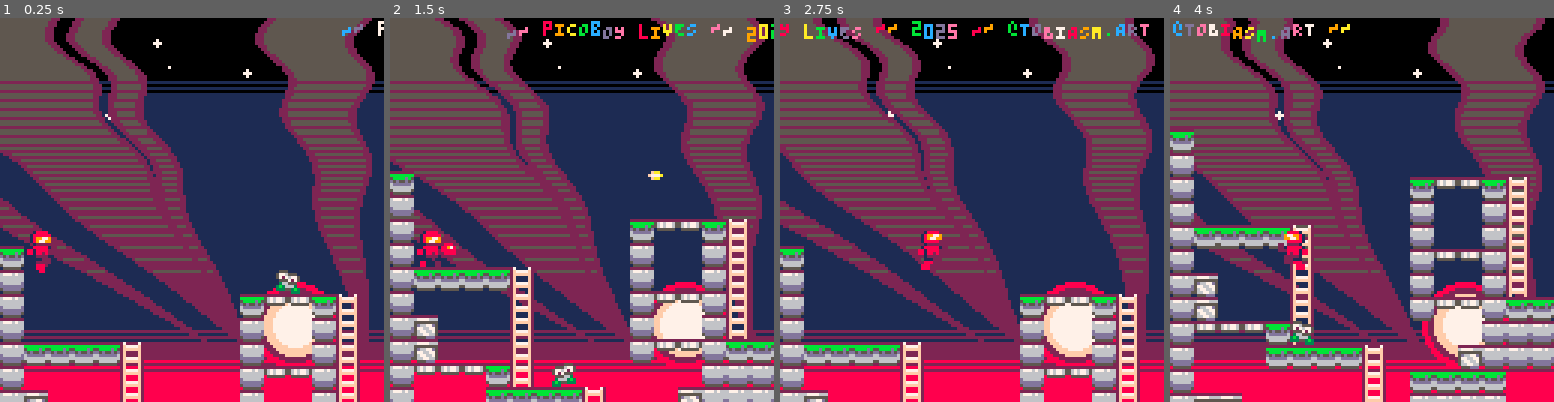
Above: before the commit, frames 1-4 (left to right).
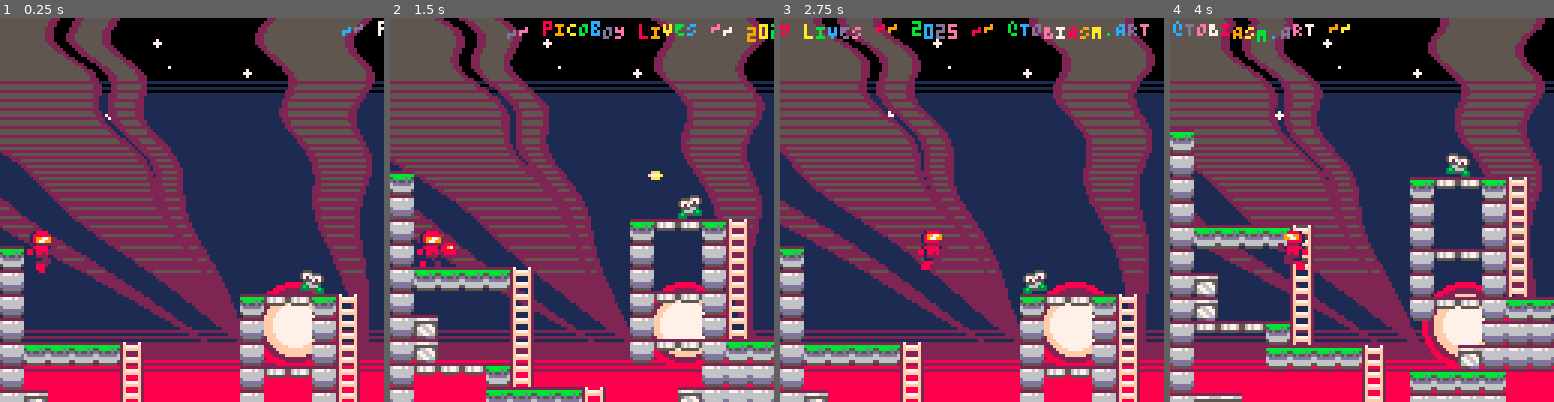
Above: after the commit, the same moments.

Repository: whckmstrjck/picoboy
Game: PICO-8 cartridge picoboy.p8
Same seed, same stepped clock (60 frames per second), same inputs: the game is played once before the commit and once after it.
Inputs:
- Up to frame 1 (0.25 s): no input
- Up to frame 2 (1.5 s): tap X (X key) at 0.33, 1.07 s; tap O (Z key) at 0.7 s
- Up to frame 3 (2.75 s): hold Right 1.6-2.1 s; tap O (Z key) at 1.7, 2.1, 2.5 s; tap X (X key) at 1.85 s; hold Up 2.15-2.42 s; hold Right from 2.47 s (still down)
- Up to frame 4 (4 s): tap O (Z key) at 2.9, 3.3, 3.7 s; tap X (X key) at 2.97 s; release Right at 3.03 s; hold Left 3.08-3.58 s; hold Down 3.63-3.97 s

The runs differ from the first frame. In frame 1, 0.6% of the frame differs, in the area x 71-85%, y 65-72%; in frame 2, 0.6%; in frame 3, 0.3%; in frame 4, 0.6%.

Commit message:
Turn lil-bot on edge

Diff:
--- a/lua/classes/enemies/lil-bot.lua
+++ b/lua/classes/enemies/lil-bot.lua
@@ -1,16 +1,36 @@
 LilBot = Actor:new({
-  speed = -0.5,
+  width = 6,
+  height = 7,
+  spr_offset = { default = { x = -1, y = -1 }, flipped = { x = -1, y = -1 } },
+  speed = 0.2,
   update = function(_ENV)
-    vx = flipped and -speed or speed
     vy = min(vy + gravity, vy_max)
 
-    x, vx = collide_x(_ENV)
+    local x_hit = nil
+    x, vx, x_hit = collide_x(_ENV)
     y, vy, grounded = collide_y(_ENV)
+    local falling_off = check_edge(_ENV)
+
+    if x_hit or falling_off then
+      flipped = not flipped
+    end
+
+    vx = flipped and -speed or speed
 
     x += vx
     y += vy
   end,
+  check_edge = function(_ENV)
+    local cel_x = flr((x + (flipped and -1 or (width + 7))) / 8)
+    local cel_y = flr((y + height + 2) / 8)
+
+    if fget(mget(cel_x, cel_y), 0) or fget(mget(cel_x, cel_y), 2) then
+      return false
+    end
+
+    return true
+  end,
   draw = function(_ENV)
-    spr(64, x, y, 1, 1, t() % 1 < .5)
+    draw_spr(_ENV, 64, { flipped = t() % 1 < .5 })
   end
 })
--- a/lua/classes/player.lua
+++ b/lua/classes/player.lua
@@ -244,6 +244,8 @@
     else
       draw_default(_ENV)
     end
+
+    -- draw collider
     -- rect(x, y, x + width - 1, y + height - 1, 7)
 
     draw_cannon(_ENV)
